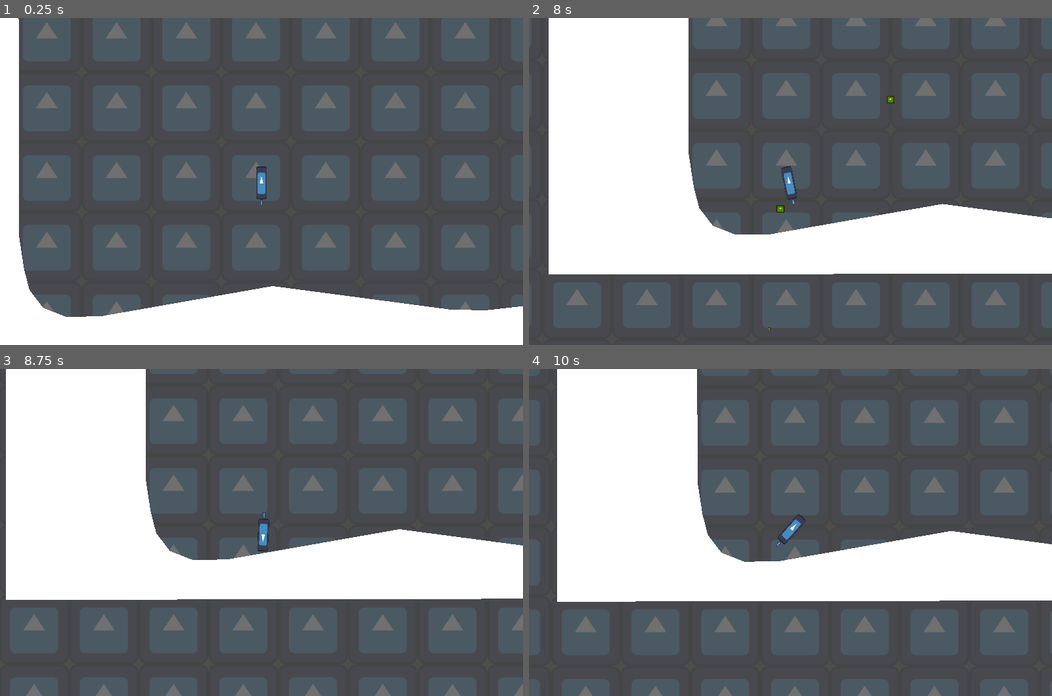
Above: before the commit, frames 1-4 (two rows, left to right).
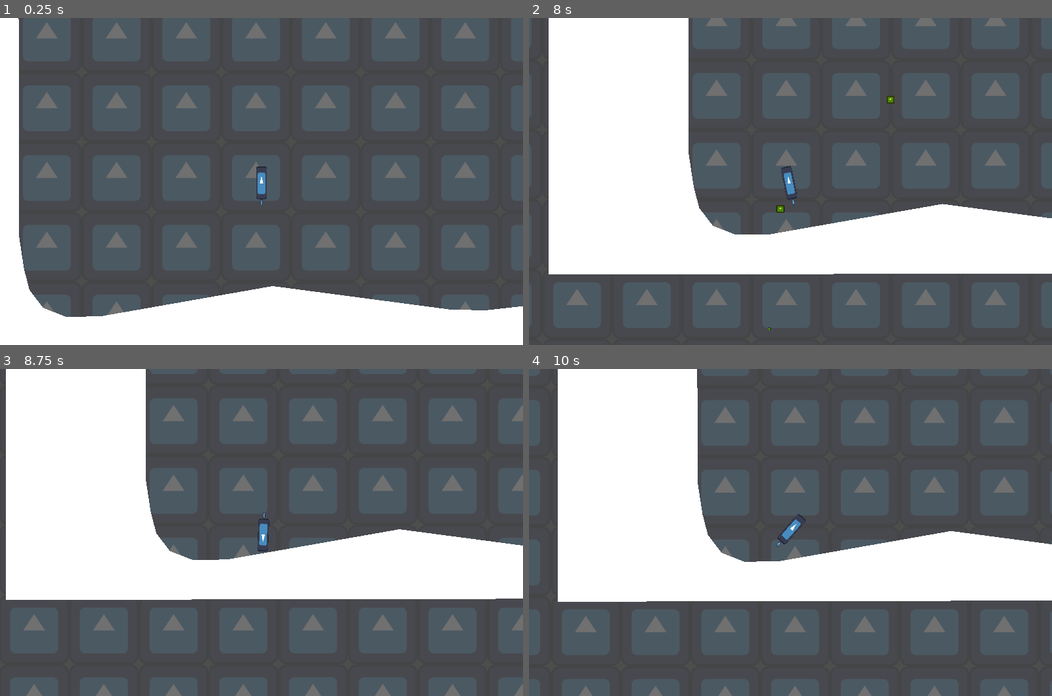
Above: after the commit, the same moments.

Repository: jarsnow/pogo_godot
Game: Godot game, scene res://scenes/main.tscn
The game is run twice, just before and just after one commit, with the same random seed, the same clock (stepped at 60 frames per second) and the same inputs. The engine's default icon, where the game draws it, is replaced by a stand-in: a white triangle on a blue panel in a dark square.
Inputs:
- Up to frame 1 (0.25 s): no input
- Up to frame 2 (8 s): hold D (turn_clockwise) 0.53-1.28 s; tap Space (jump) at 0.77, 1.52, 3.02, 3.77, 4.52, 6.02, 6.77, 7.52 s; tap A (turn_counterclockwise) every 1.5 s from 1.35 to 7.35 s; hold D (turn_clockwise) 2.03-2.78 s; hold D (turn_clockwise) 3.53-4.28 s; hold D (turn_clockwise) 5.03-5.78 s; hold D (turn_clockwise) 6.53-7.28 s
- Up to frame 3 (8.75 s): hold D (turn_clockwise) from 8.03 s (still down)
- Up to frame 4 (10 s): release D (turn_clockwise) at 8.78 s; tap A (turn_counterclockwise) at 8.85 s; tap Space (jump) at 9.02, 9.77 s; hold D (turn_clockwise) from 9.53 s (still down)

Frames 1-2 are identical in both runs. In frame 3, less than 0.1% of the frame differs, in the area x 28-99%, y 37-71%; in frame 4, 0.1%, in the area x 5-95%, y 0-72%.

Commit message:
final changes to default map

Diff:
--- a/scenes/collision_map.tscn
+++ b/scenes/collision_map.tscn
@@ -4,12 +4,31 @@
 
 [node name="CollisionMap" type="Node2D"]
 
-[node name="MapPolygon" type="Polygon2D" parent="."]
+[node name="base_1" type="Polygon2D" parent="."]
 position = Vector2(10.1412, 65.5401)
 scale = Vector2(1.00288, 0.909984)
-polygon = PackedVector2Array(-261.388, 633.484, 3447.92, 624.692, 3069.01, 457.656, 2363.05, 500.514, 1423.76, 468.646, 848, 540, 782, 538, 459, 491, 144, 552, 81, 553, 39, 535, 14, 499, 4, 457, -5, 392, -8.11782, -1087.43, -261.388, -1086.33)
+polygon = PackedVector2Array(-261.388, 633.484, 3447.92, 624.692, 3069.01, 457.656, 2359.06, 464.25, 1423.76, 468.646, 848, 540, 782, 538, 459, 491, 144, 552, 81, 553, 39, 535, 14, 499, 4, 457, -5, 392, -8.11782, -1087.43, -261.388, -1086.33)
 script = ExtResource("1_niyk4")
 
-[node name="Polygon2D" type="Polygon2D" parent="."]
+[node name="block" type="Polygon2D" parent="."]
 position = Vector2(64, 104)
 polygon = PackedVector2Array(1376, 264, 1608, 264, 1608, 400, 1376, 392)
+
+[node name="block3" type="Polygon2D" parent="."]
+position = Vector2(296, -327.059)
+scale = Vector2(1, 2.11765)
+polygon = PackedVector2Array(1376, 264, 1608, 264, 1608, 400, 1376, 400)
+
+[node name="block5" type="Polygon2D" parent="."]
+position = Vector2(528, -773.647)
+scale = Vector2(1, 3.29412)
+polygon = PackedVector2Array(1376, 264, 1608, 264, 1608, 400, 1488.61, 400, 1376, 400)
+
+[node name="block6" type="Polygon2D" parent="."]
+position = Vector2(992, 112)
+polygon = PackedVector2Array(1376, 264, 1608, 264, 1608, 400, 1376, 400)
+
+[node name="block8" type="Polygon2D" parent="."]
+position = Vector2(760, -272.471)
+scale = Vector2(1, 1.94118)
+polygon = PackedVector2Array(1376, 264, 1608, 264, 1608, 400, 1376, 400)
